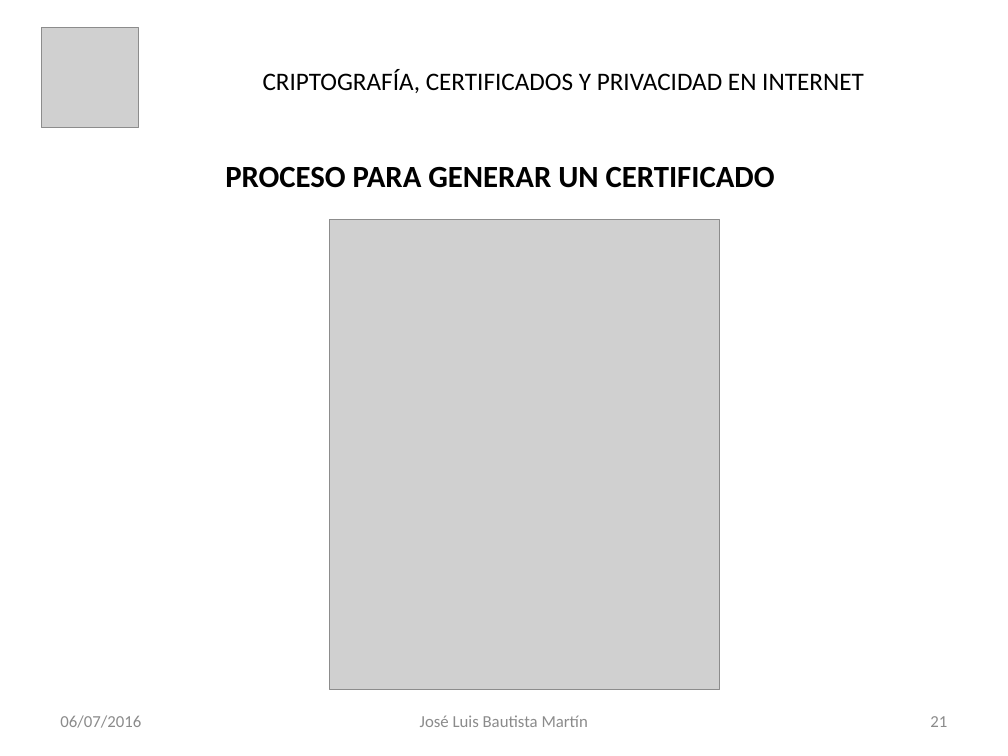
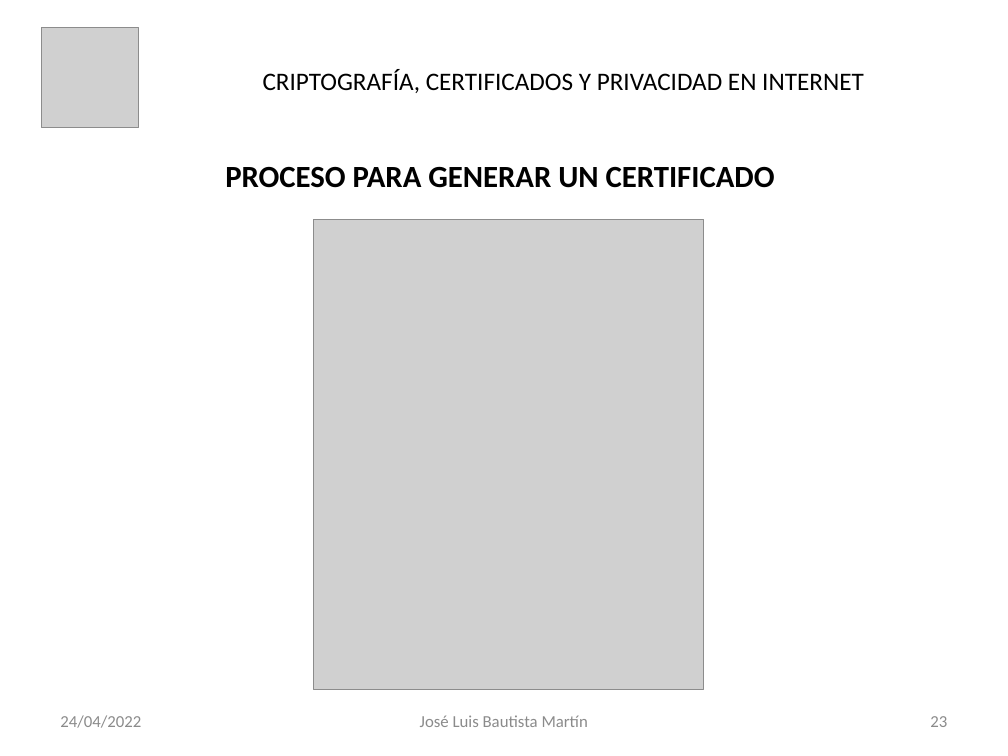
Before and after one commit to jbautistamartin/CapacitacionCriptografiaCertificadosPrivacidad, a slide deck: slide 23 of Documentos/Certicados Digitales.pptx (slide 21 before the commit). Drawn at 1008x756 pixels with LibreOffice and Linux fonts; fonts in the diff are those of the drawing; grey boxes stand for pictures. Boxes give left, top, right and bottom in pixels: in the first picture for what was removed or moved away, otherwise in the second. Text is boxed around its words. In the diff, an @@ line names an element or a change of style, - is before the commit and + after.

```diff
--- a/Documentos/Certicados Digitales.pptx
+++ b/Documentos/Certicados Digitales.pptx
@@ picture: place and size @@
-picture at [330,220,720,689]
+picture at [313,220,704,689]
@@ text at [60,715,141,728]: text changed @@
-06/07/2016
+24/04/2022
@@ page number at [930,716,947,727]: text changed @@
-21
+23
```
Also in this commit, not shown: 30 other slides changed, 2 slides added, 2 other files.
